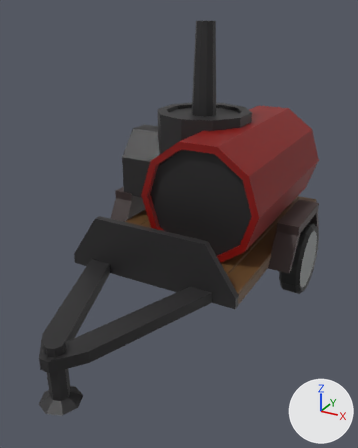
Before and after pictures for a commit that changed the Blender file BlendFiles/generator.blend.
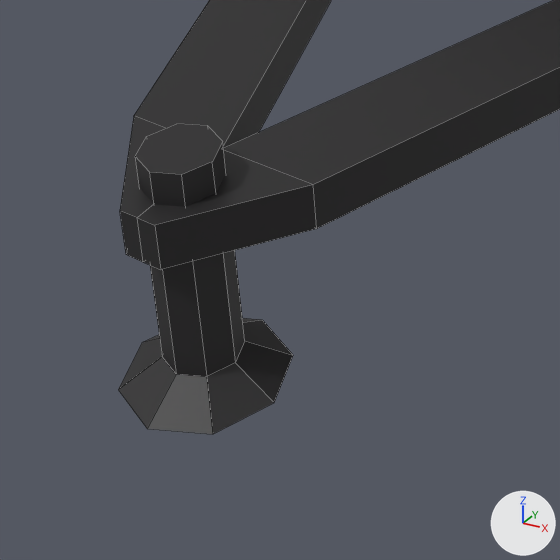
Each version appears first whole from a 50 mm camera at (2.158, -4.685, 2.341) aimed at (0.081, -0.908, 0.453), and next in a close-up on the part from 2% to 42% of the width and 68% to 100% of the height. The axes (+X, +Y, +Z) are drawn at lower right. The lights are the same throughout. The close-ups show mesh edges as thin lines.

The first close-up shows 'Generator'.
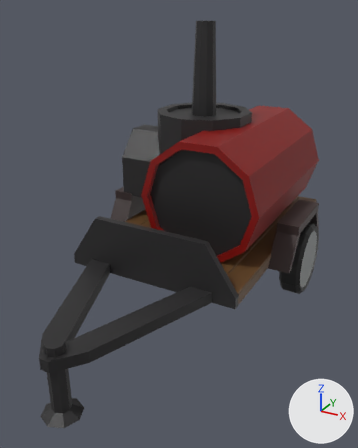
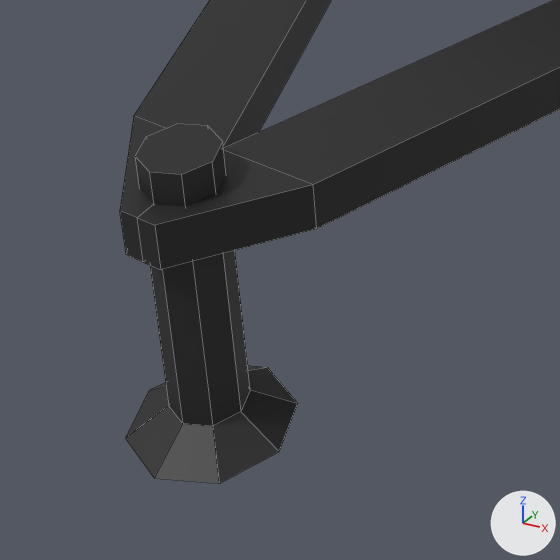
Boxes (x1, y1, x2, y2) around the edits, measured in the close-ups (560 x 560 px; the box of a moved part takes in the faces that stretch with it):
'Generator', reshaped
    before: (118, 0, 560, 434)
    after: (120, 0, 560, 484)
part 1 of me_cylinder, moved or reshaped
    before: (118, 250, 293, 434)
    after: (126, 250, 298, 484)

Diff of the bpy script that builds the scene:
```diff
--- a/BlendFiles/generator.blend.py
+++ b/BlendFiles/generator.blend.py
@@ me_cylinder @@
 me_cylinder.from_pydata(...)  # 772 vertices, 722 faces; spans x -1.13..1.13, y -2.75..1.26, z -0.48..2.21
 # used by ob_generator; location = (0.0, 0.0, 0.0)
+# me_cylinder part 1: all 16 vertices in x -0.16..0.16, y -2.75..-2.43, z -0.35..-0.29 are moved by (0.0, 0.0, -0.12)
 me_cylinder.materials.append(mat_barrelcolor)
```
